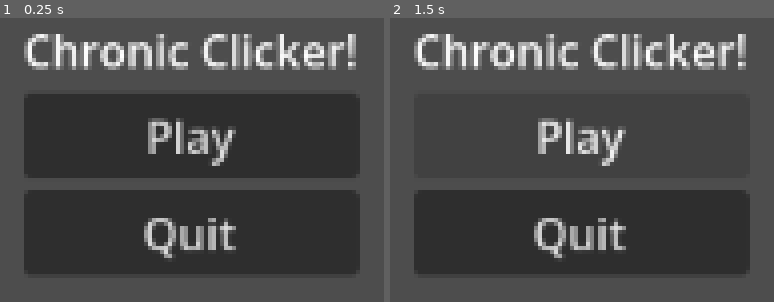
Above: before the commit, frames 1-2 (left to right).
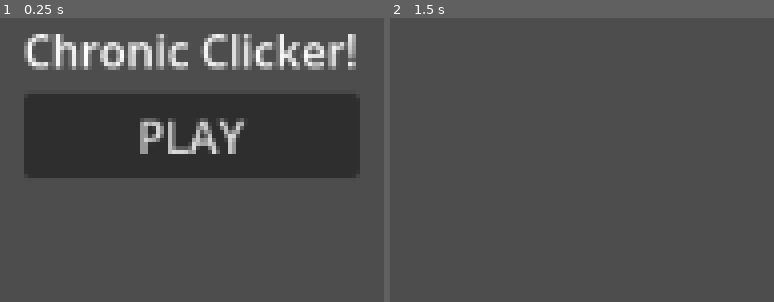
Above: after the commit, the same moments.

Repository: RaoulTheF00l/ChronicClicker
Game: Godot game, scene res://Scenes/title.tscn
Two runs of this game, one before a commit and one after it. Both use one fixed random seed, a clock stepped at 60 frames per second and the inputs below.
Inputs (mouse positions are in pixels of both pictures, inside the frame that each line leads up to):
- Up to frame 1 (0.25 s): no input
- Up to frame 2 (1.5 s): click "Play" (after the commit: "PLAY") at 0.5 s; click (578, 134) at 1.25 s, where only the run before the commit has a clickable "Play"

The runs differ from the first frame. In frame 1, 28% of the frame differs, in the area x 6-94%, y 35-91%; in frame 2, 32%, in the area x 6-94%, y 5-91%.
Error before the commit: Parse Error: Expected indented block after function declaration. (res://Scripts/title.gd:14)

Commit message:
Title to gameplay transition added

Diff:
--- a/Scenes/title.tscn
+++ b/Scenes/title.tscn
@@ -25,13 +25,8 @@
 layout_mode = 2
 text = "Chronic Clicker!"
 
-[node name="PlayButton" type="Button" parent="Layout" unique_id=533803291]
+[node name="PlayButton" type="Button" parent="Layout" unique_id=71675300]
 layout_mode = 2
-text = "Play"
-
-[node name="QuitButton" type="Button" parent="Layout" unique_id=381586290]
-layout_mode = 2
-text = "Quit"
+text = "PLAY"
 
 [connection signal="pressed" from="Layout/PlayButton" to="." method="_on_play_button_pressed"]
-[connection signal="pressed" from="Layout/QuitButton" to="." method="_on_quit_button_pressed"]
--- a/Scripts/title.gd
+++ b/Scripts/title.gd
@@ -1,19 +1,15 @@
 extends Control
 
-@onready var title_label: Label = $Layout/TitleLabel
-@onready var play_button: Button = $Layout/PlayButton
-@onready var quit_button: Button = $Layout/QuitButton
-@onready var layout: VBoxContainer = $Layout
+
+@onready var Play_Button : Button = $Layout/PlayButton
 
 
 # Called when the node enters the scene tree for the first time.
 func _ready() -> void:
-	_on_play_button_pressed()
+	pass # Replace with function body.
+
+
 
 
 func _on_play_button_pressed() -> void:
-00	get_tree().change_scene_to_file("res://Scenes/main.tscn")
-
-
-func _on_quit_button_pressed() -> void:
-	pass # Replace with function body.
+	get_tree().change_scene_to_file("res://Scenes/main.tscn")
--- a/project.godot
+++ b/project.godot
@@ -22,4 +22,5 @@
 [rendering]
 
 rendering_device/driver.windows="d3d12"
-renderer/rendering_method="mobile"
+renderer/rendering_method="gl_compatibility"
+renderer/rendering_method.mobile="gl_compatibility"
Not shown: 1 places in Scenes/title.tscn that only renumber resources
Not shown, changed: Scripts/title.gd.uid
